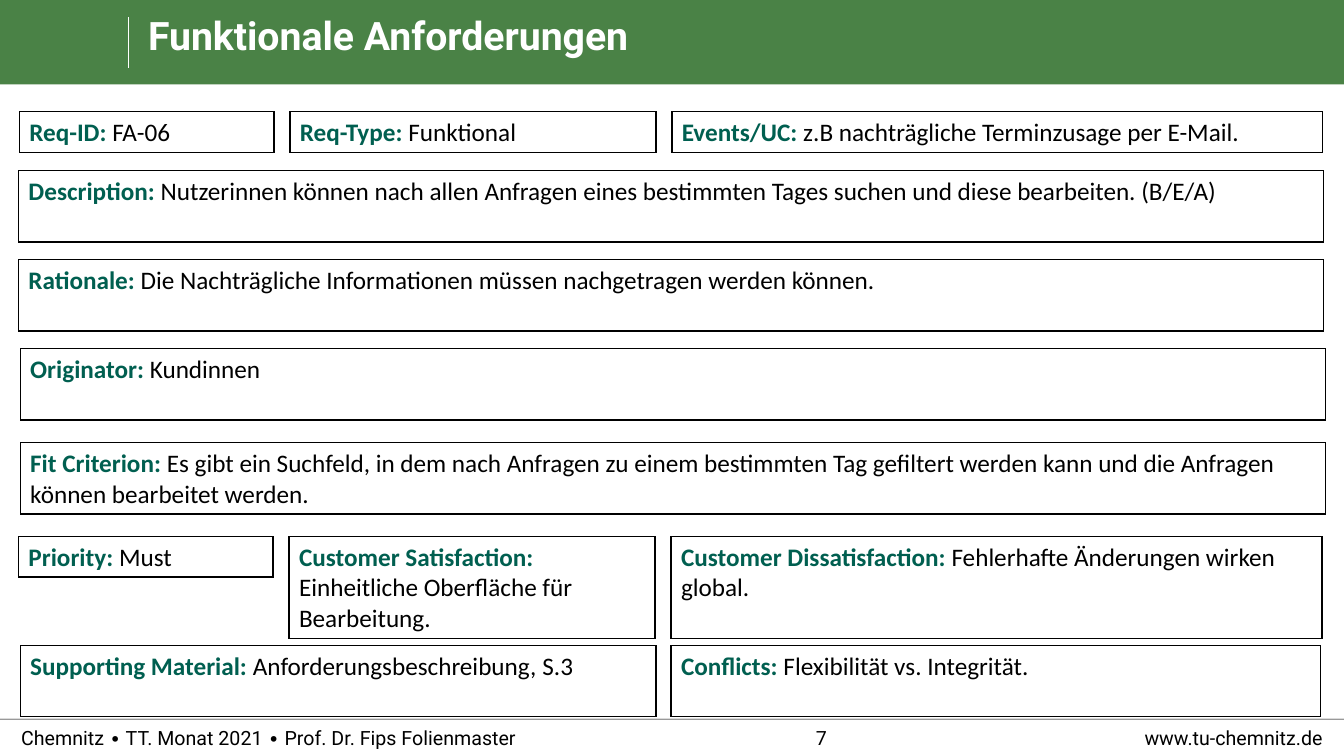
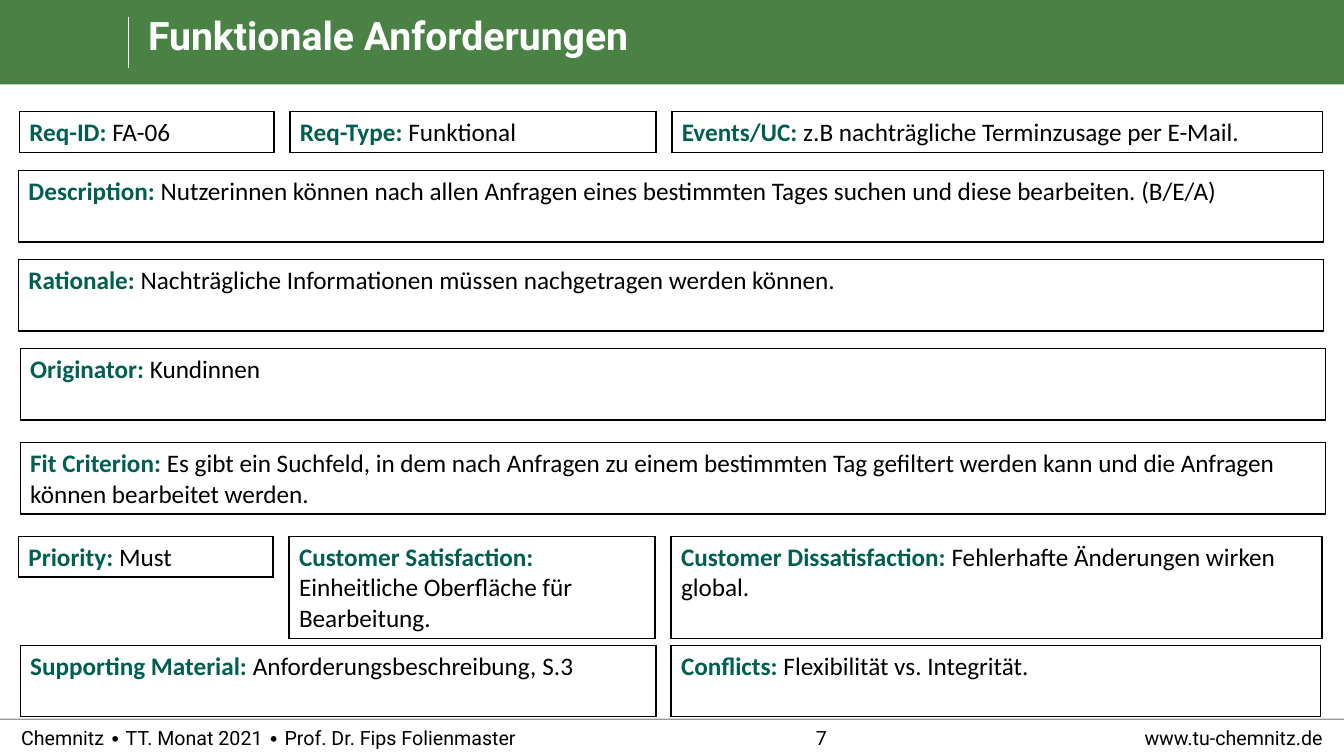
Before and after one commit to RealBiggerBo/Softwaretechnik, a slide deck: slide 7 of SnowCards_Requirements.pptx. Drawn at 1344x756 pixels with LibreOffice and Linux fonts; fonts in the diff are those of the drawing; background and template pictures are left out. Boxes give left, top, right and bottom in pixels: in the first picture for what was removed or moved away, otherwise in the second. Text is boxed around its words. In the diff, an @@ line names an element or a change of style, - is before the commit and + after.

```diff
--- a/SnowCards_Requirements.pptx
+++ b/SnowCards_Requirements.pptx
@@ text in rectangle at [28, 271, 834, 294]: text changed @@
-Rationale: Die Nachträgliche Informationen müssen nachgetragen werden können.
+Rationale: Nachträgliche Informationen müssen nachgetragen werden können.
```
Also in this commit, not shown: 2 other slides changed.
